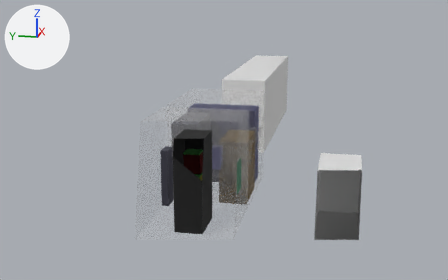
The glTF model assemblies/deployment/commercial_ac/assembly.glb as it was, and as the next commit left it.
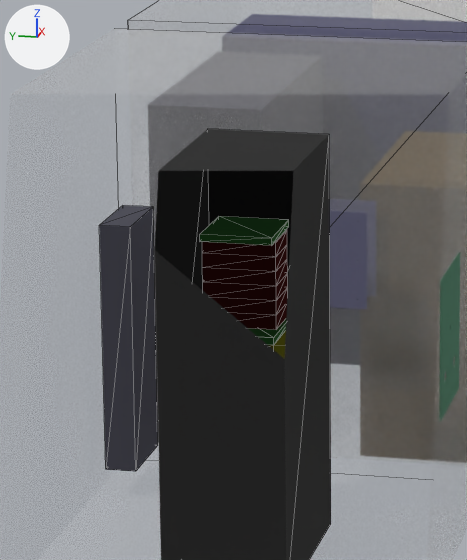
Each version appears first whole from a 50 mm lens placed at (-15184.0, -3857.0, 6175.0), pointed at (6807.0, 541.0, 677.0), and next in a close-up on the part from 31% to 54% of the width and 36% to 81% of the height. Arrows for +X, +Y and +Z are at upper left; the lights stay in place. The last two pictures show the newer version. The close-ups show mesh edges as thin lines. Everything nearer to the camera than a plane just in front of the edit is cut away. Where no turn or scale is listed for an object, it has been applied to the vertices. Vertices at exactly the same position are counted once.

Names of what the first close-up shows: 'ARC-PLT-CD', 'ARC-PLT-CG', 'CMP-PDU-001#2', 'CMP-PDU-001#3', 'CMP-PDU-001#4', 'CMP-PDU-001#5', 'CMP-PDU-001#6', 'CMP-PNL-001', 'CMP-RACK-001', 'CMP-SWITCH-003', 'container_shell', 'container_shell.001' and 3 more.
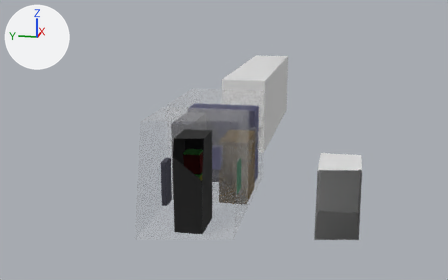
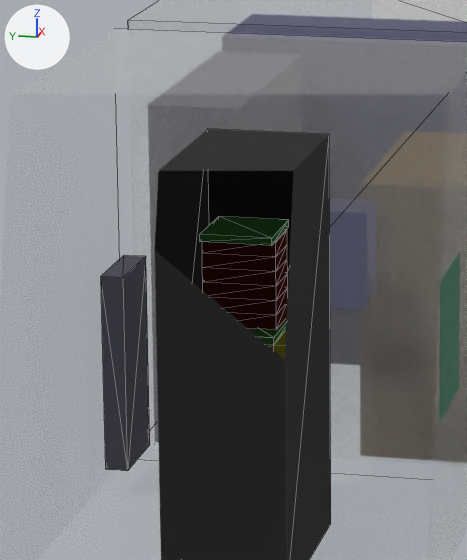
Where the newer file only moved an object's origin or applied its transform, the numbers keep the older frame.

Edits to the scene script, one JSON object a line:
```json
{"block": "me_cmp_pnl_001", "where": "# used by ob_cmp_pnl_001; location = (1000.0, 1018.0, 1000.0)"}
{"op": "remove", "block": "me_cmp_pnl_001", "code": "me_cmp_pnl_001.from_pydata(...)  # 8 vertices, 12 faces; spans x -254.0..254.0, y -100.0..100.0, z -800.0..800.0"}
{"op": "add", "block": "me_cmp_pnl_001", "code": "me_cmp_pnl_001.from_pydata(...)  # 8 vertices, 12 faces; spans x -254.0..254.0, y -73.0..73.0, z -635.0..635.0"}
{"block": "me_cmp_pnl_001", "change": "me_cmp_pnl_001 part 1: the whole mesh is rebuilt"}
{"op": "set", "path": "ob_cmp_pnl_001.location", "old": "(1000.0, 1018.0, 1000.0)", "new": "(1000.0, 1045.0, 835.0)"}
```

Boxes [x1, y1, x2, y2] around the edits, measured in the close-ups (467 x 560 px):
```json
{"object": "CMP-PNL-001", "change": "reshaped, moved", "before": [99, 205, 158, 471], "after": [101, 255, 150, 471], "on screen": "17% narrower, 19% shorter"}
```
